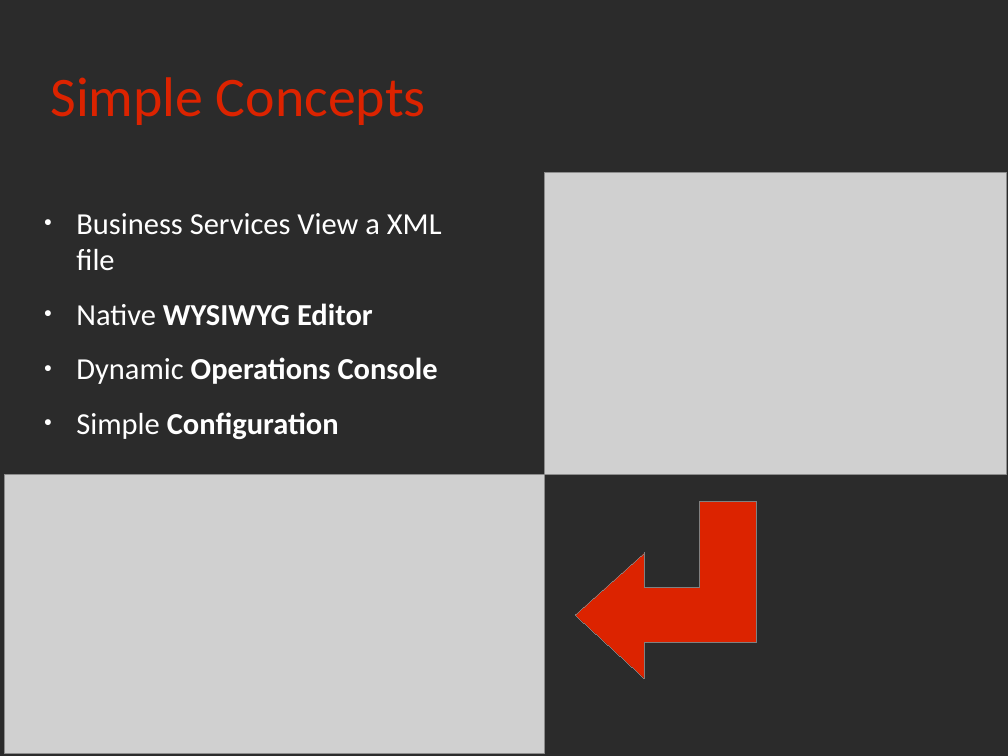
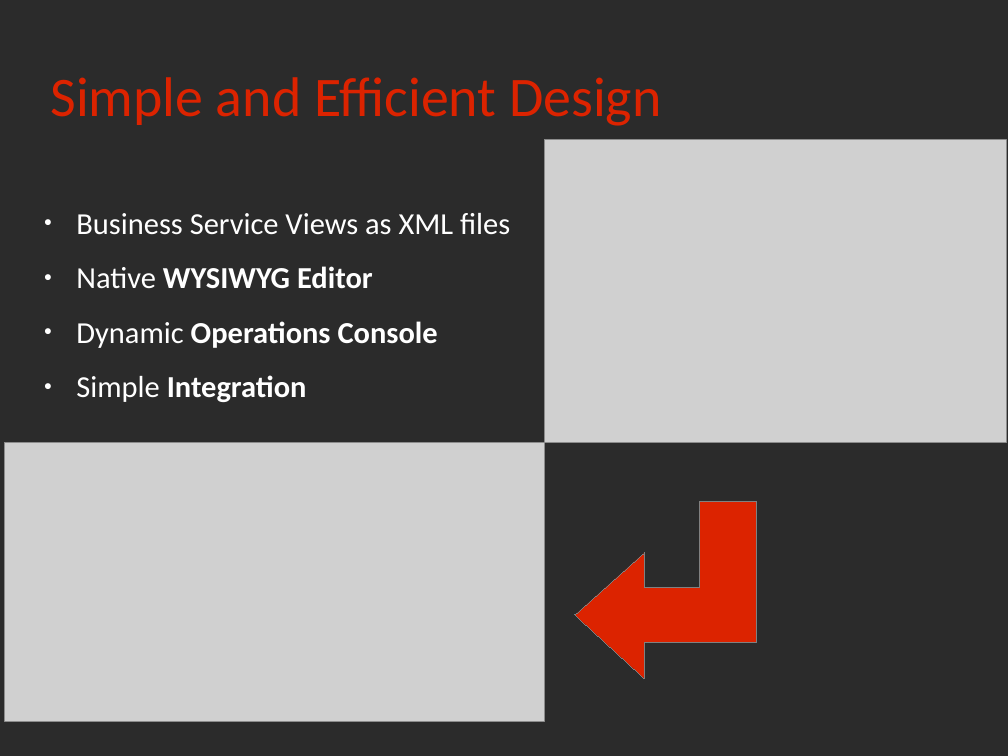
Before and after one commit to rchakode/realopinsight, a slide deck: slide 25 of doc/talks/rmll-2013.odp (slide 26 before the commit). Drawn at 1008x756 pixels with LibreOffice and Linux fonts; fonts in the diff are those of the drawing; grey boxes stand for pictures; background and template pictures are left out; a plain dark background stands for a picture behind light text. Boxes give left, top, right and bottom in pixels: in the first picture for what was removed or moved away, otherwise in the second. Text is boxed around its words. In the diff, an @@ line names an element or a change of style, - is before the commit and + after.

```diff
--- a/doc/talks/rmll-2013.odp
+++ b/doc/talks/rmll-2013.odp
@@ title at (x1=50, y1=77, x2=661, y2=126): text changed @@
-Simple Concepts
+Simple and Efficient Design
@@ picture moved from (x1=544, y1=173, x2=1006, y2=476) to (x1=544, y1=140, x2=1006, y2=443) @@
@@ text at (x1=76, y1=213, x2=510, y2=235): text changed @@
-● Business Services View a XML file
+● Business Service Views as XML files
@@ text at (x1=76, y1=375, x2=307, y2=402): text changed @@
-● Simple Configuration
+● Simple Integration
@@ picture moved from (x1=5, y1=475, x2=544, y2=754) to (x1=5, y1=443, x2=544, y2=722) @@
```
Also in this commit, not shown: 14 other slides changed, 3 other files.
